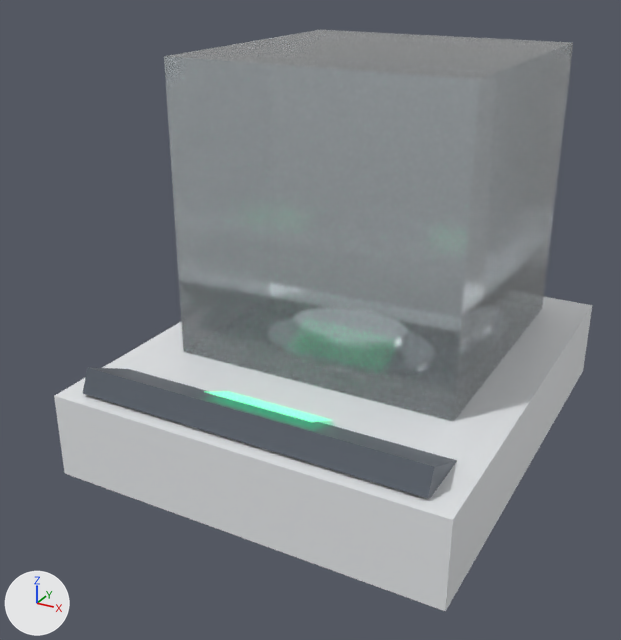
A saved change to the glTF model game/assets/apparatus/SM_AnalyticalBalance.glb.
One viewpoint serves both versions: a 50 mm lens placed at (0.29, -0.603, 0.387), pointed at (-0.022, -0.035, 0.103). The axes (+X, +Y, +Z) are drawn at lower left. The lights are the same throughout. The picture after the commit comes second. Where no turn or scale is listed for an object, it has been applied to the vertices.

The first picture shows 'Balance_BaseHousing', 'Balance_DraftShield', 'Balance_FrontPanel', 'Balance_LCD_Display'.
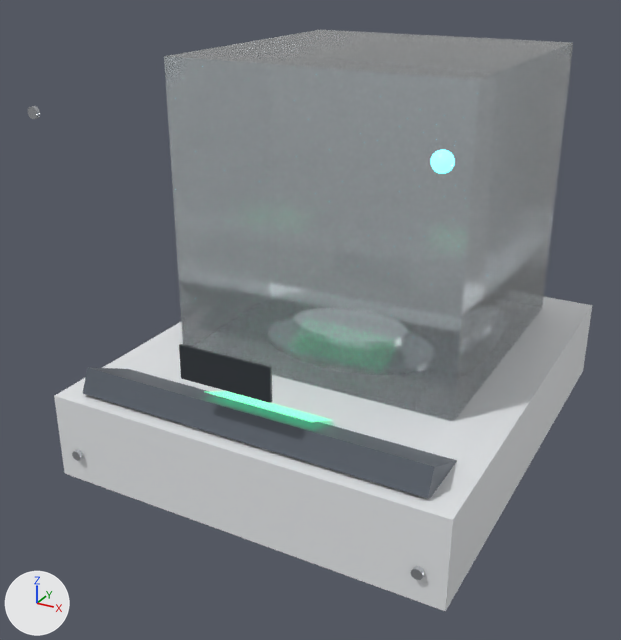
Pixel boxes [x1, y1, x2, y2] of what changed, in the pictures (621 x 640 px):
'Detail_RatingPlate', added
    after: [179, 344, 272, 403]
'Detail_StatusLED', added (cyan)
    after: [431, 150, 455, 174]
'Cylinder.002', added
    after: [411, 566, 424, 580]
'Cylinder.001', added
    after: [28, 106, 40, 119]
'Cylinder', added
    after: [72, 450, 83, 461]

The edits, one by one:
Material 'M_DetailLED' (mat_m_detailled) is new.
Its base color is (0.1, 0.85, 0.95) (cyan #59edf9).
Its roughness is 0.2.
Its emission color is (0.105, 0.895, 1.0) (cyan #5bf3ff).
Its emission strength is 3.8.
Material 'M_DetailPlate' (mat_m_detailplate) is new.
Its base color is (0.05, 0.06, 0.07) (dark grey #3f454b).
Its metallic is 0.4.
Its roughness is 0.45.
Material 'M_DetailSteel' (mat_m_detailsteel) is new.
Its base color is (0.55, 0.57, 0.6) (light grey #c4c7cb).
Its metallic is 0.85.
Its roughness is 0.28.
Mesh me_sphere is new.
It is a UV sphere (32 segments, 16 rings, poles along z) spanning x -0.006..0.006, y -0.006..0.006, z -0.006..0.006.
It uses material mat_m_detailled (cyan #59edf9, glowing cyan #5bf3ff).
Mesh me_cube_003 is new.
It is a box spanning x -0.0352..0.0352, y -0.001..0.001, z -0.0125..0.0125.
It uses material mat_m_detailplate (dark grey #3f454b).
Mesh me_cylinder_010 is new.
It is a 32-sided cylinder along y spanning x -0.004..0.004, y -0.0015..0.0015, z -0.004..0.004.
It uses material mat_m_detailsteel (light grey #c4c7cb).
Object 'Detail_StatusLED' (ob_detail_statusled) is new; it shows me_sphere.
Its location is (0.1408, -0.1935, 0.2852).
Object 'Detail_RatingPlate' (ob_detail_ratingplate) is new; it shows me_cube_003.
Its location is (0.0, -0.1915, 0.1299).
Object 'Cylinder.002' (ob_cylinder_002) is new; it shows me_cylinder_010.
Its location is (0.1408, -0.1925, 0.0243).
Object 'Cylinder.001' (ob_cylinder_001) is new; it shows a copy of me_cylinder_010.
Its location is (-0.1408, -0.1925, 0.2852).
Object 'Cylinder' (ob_cylinder) is new; it shows a copy of me_cylinder_010.
Its location is (-0.1408, -0.1925, 0.0243).
